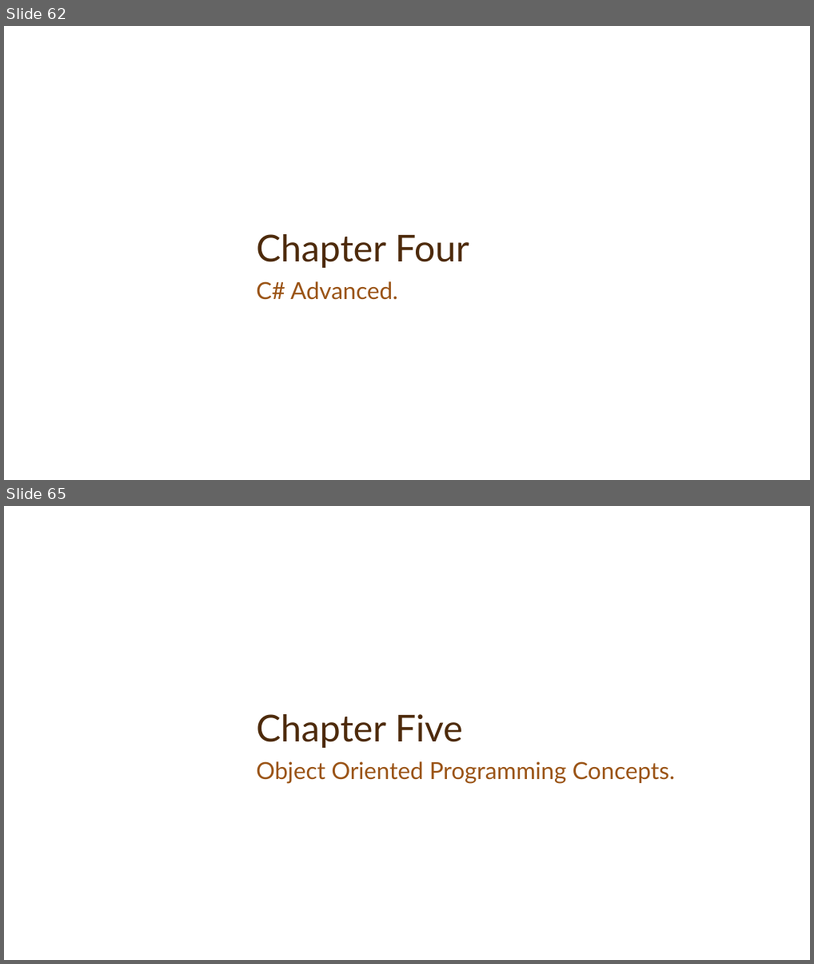
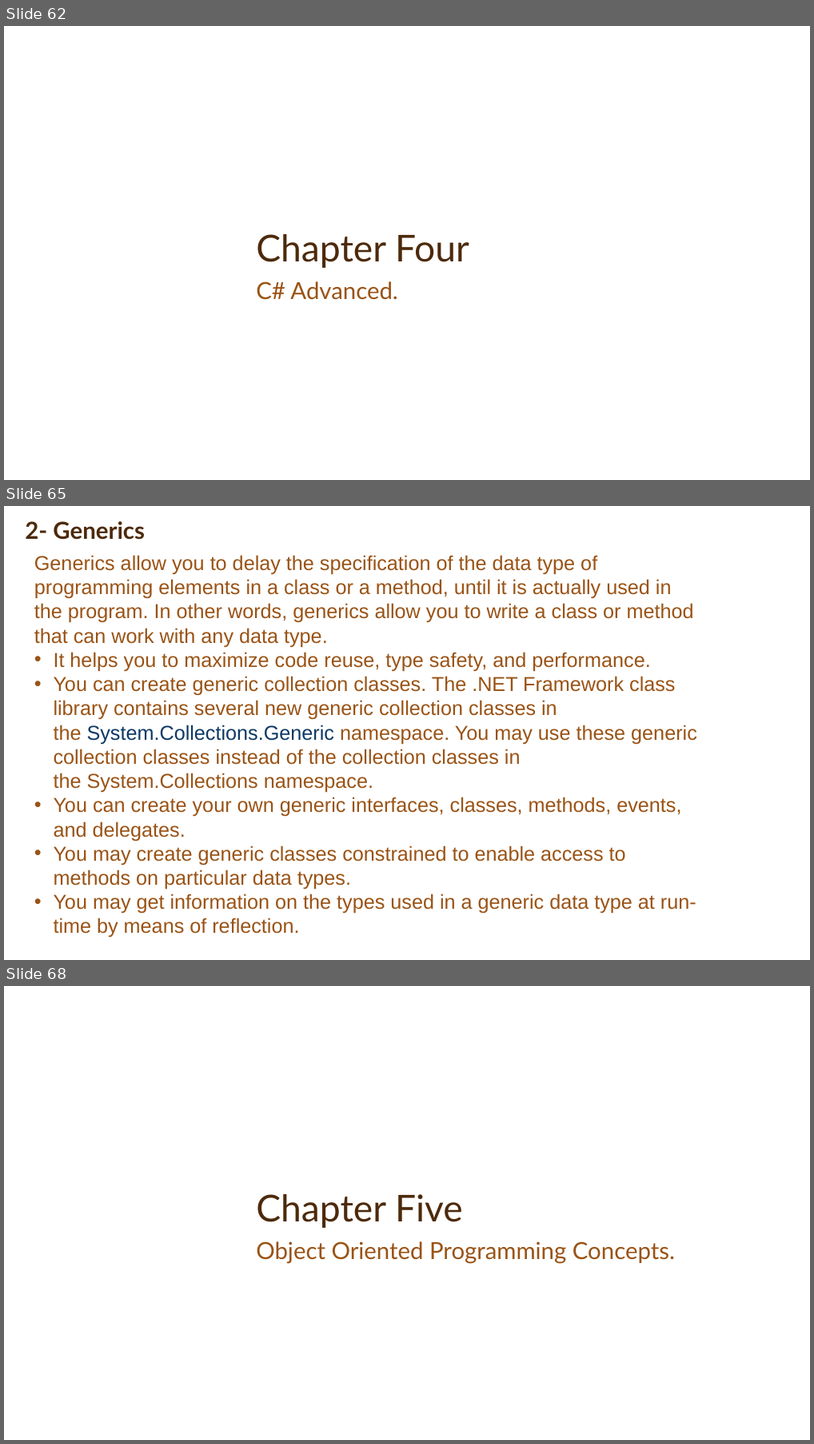
Before and after one commit to MinaAnwerRepo/android, a slide deck: Presentation/CSharpBasics.pptx. Shown one above the other, each under a label of ours: slides 62 and 65 before the commit, slides 62, 65 and 68 after it; the slides between them are not shown. The pictures are 814x964 and 814x1444 pixels, drawn with LibreOffice and Linux fonts; fonts in the diff are those of the drawing; background and template pictures are left out. Boxes give left, top, right and bottom in pixels: in the first picture for what was removed or moved away, otherwise in the second. Text is boxed around its words. In the diff, an @@ line names an element or a change of style, - is before the commit and + after.

```diff
--- a/Presentation/CSharpBasics.pptx
+++ b/Presentation/CSharpBasics.pptx
@@ slide 65 added at (x1=4, y1=506, x2=810, y2=960), background picture (left out) @@
@@ title added at (x1=25, y1=521, x2=145, y2=540), 28 pt, text #4D2A0B, bold @@
+2- Generics
@@ text added at (x1=34, y1=555, x2=698, y2=937), 24 pt, text #9A5315 @@
+Generics allow you to delay the specification of the data type of programming elements in a class or a method, until it is actually used in the program. In other words, generics allow you to write a class or method that can work with any data type.
+• It helps you to maximize code reuse, type safety, and performance.
+• You can create generic collection classes. The .NET Framework class library contains several new generic collection classes in the System.Collections.Generic namespace. You may use these generic collection classes instead of the collection classes in the System.Collections namespace.
+• You can create your own generic interfaces, classes, methods, events, and delegates.
+• You may create generic classes constrained to enable access to methods on particular data types.
+• You may get information on the types used in a generic data type at run-time by means of reflection.
@@ what was slide 65 is now slide 68 @@
```
Also in this commit, not shown: 1 slide changed, 3 other slides added, 1 slide removed, 4 other files.
